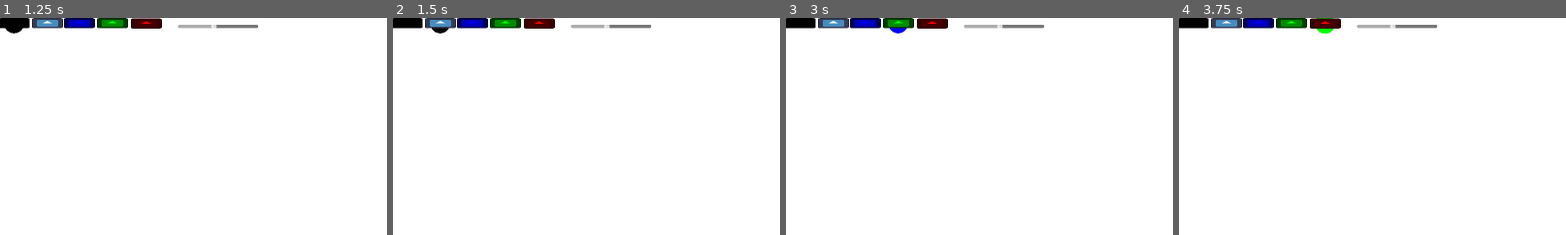
Above: before the commit, frames 1-4 (left to right).
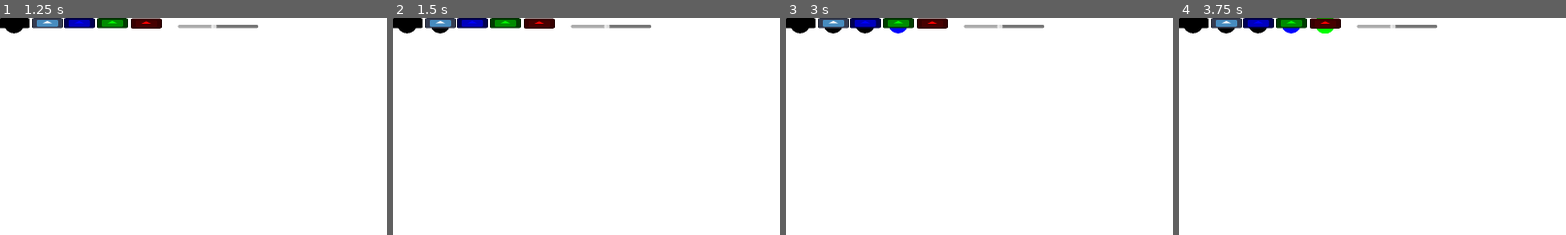
Above: after the commit, the same moments.

Repository: boardshapes/whiteboard
Game: Godot game, scene res://node_2d.tscn
Same seed, same stepped clock (60 frames per second), same inputs: the game is played once before the commit and once after it. The engine's default icon, where the game draws it, is replaced by a stand-in: a white triangle on a blue panel in a dark square.
Inputs (mouse positions are % of the whole screen's width and height, from its top left):
- Up to frame 1 (1.25 s): click (2, 1) at 0.5 s
- Up to frame 2 (1.5 s): click (6, 1) at 1.25 s
- Up to frame 3 (3 s): click (10, 1) at 2 s; click (14, 1) at 2.75 s
- Up to frame 4 (3.75 s): click (19, 1) at 3.5 s
The pictures show only the part of the screen within x 0-50%, y 0-50%; the shares and areas given below are measured in that part.

Frame 1 is identical in both runs. In frame 2, 0.1% of the frame differs, in the area x 1-7%, y 4-8%; in frame 3, 0.3%; in frame 4, 0.4%, in the area x 1-32%, y 4-8%.

Commit message:
Removed the joke

Diff:
--- a/whiteboard/node_2d.gd
+++ b/whiteboard/node_2d.gd
@@ -83,10 +83,8 @@
 	for i in range(len(strokes)-1):
 		var curr = strokes[i]
 		var next = strokes[i] if curr.end else strokes[i+1]
-
-		var distance = curr.pos.distance_to(next.pos)
-		draw_line(curr.pos,next.pos,curr.color,(curr.size)/20*distance)
-		draw_circle(curr.pos,(curr.size/2)/20*distance,curr.color)
+		draw_line(curr.pos,next.pos,curr.color,curr.size)
+		draw_circle(curr.pos,curr.size/2,curr.color)
 
 	if strokes.size() > 0:
 		draw_circle(strokes[-1].pos,strokes[-1].size/2,strokes[-1].color)
